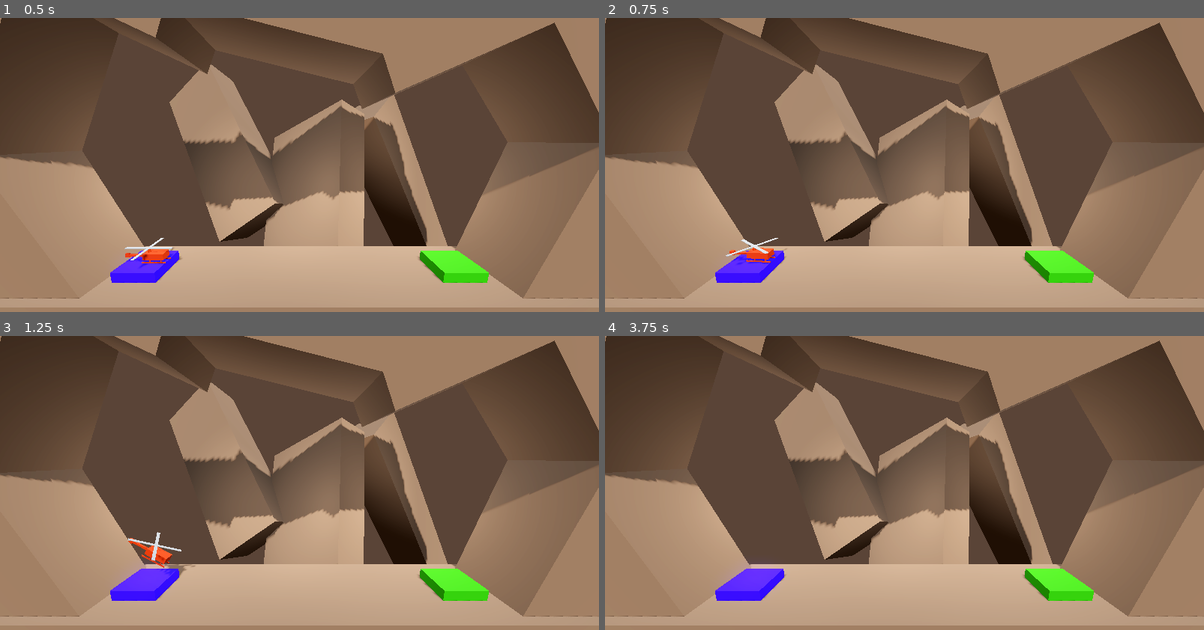
Above: before the commit, frames 1-4 (two rows, left to right).
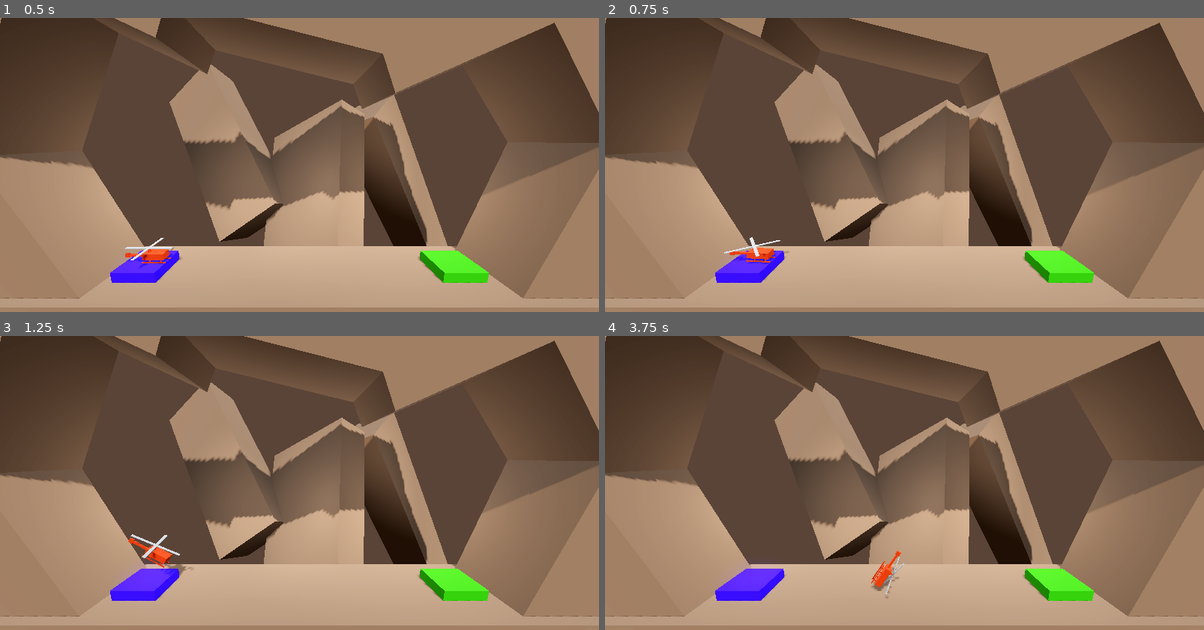
Above: after the commit, the same moments.

Repository: jsonify/rocket
Game: Godot game, scene res://Level/level.tscn
The game is run twice, just before and just after one commit, with the same random seed, the same clock (stepped at 60 frames per second) and the same inputs.
Inputs:
- Up to frame 1 (0.5 s): no input
- Up to frame 2 (0.75 s): hold Right (rotate_right, bound only before the commit) from 0.53 s (still down); hold Space (boost, bound only before the commit) from 0.53 s (still down)
- Up to frame 3 (1.25 s): keep holding Right (rotate_right, bound only before the commit); keep holding Space (boost, bound only before the commit)
- Up to frame 4 (3.75 s): release Right (rotate_right, bound only before the commit) at 1.28 s; release Space (boost, bound only before the commit) at 1.28 s; hold Left (rotate_left, bound only before the commit) 1.28-2.03 s; tap Space (boost, bound only before the commit) at 1.35, 2.85 s; hold Space (boost, bound only before the commit) 2.03-2.78 s; hold Right (rotate_right, bound only before the commit) 2.03-3.53 s; hold Left (rotate_left, bound only before the commit) from 3.53 s (still down); hold Space (boost, bound only before the commit) from 3.53 s (still down)

Frame 1 is identical in both runs. In frame 2, 0.2% of the frame differs, in the area x 19-31%, y 74-84%; in frame 3, 0.2%; in frame 4, 0.3%, in the area x 44-50%, y 73-90%.

Commit message:
renamed input buttons

Diff:
--- a/Level/level.tscn
+++ b/Level/level.tscn
@@ -12,15 +12,15 @@
 
 [node name="Level" type="Node3D" groups=["Hazard"]]
 
-[node name="Ground" parent="." instance=ExtResource("1_suiyt")]
+[node name="Ground" parent="." groups=["SafeLanding"] instance=ExtResource("1_suiyt")]
 
-[node name="LaunchPad" type="CSGBox3D" parent="." groups=["LaunchPad"]]
+[node name="LaunchPad" type="CSGBox3D" parent="." groups=["SafeLanding"]]
 transform = Transform3D(1, 0, 0, 0, 1, 0, 0, 0, 1, -7.5, 0.25, 0)
 use_collision = true
 size = Vector3(2, 0.5, 2)
 material = SubResource("StandardMaterial3D_yh0qi")
 
-[node name="LandingPad" type="CSGBox3D" parent="." groups=["Goal"]]
+[node name="LandingPad" type="CSGBox3D" parent="." groups=["SafeLanding"]]
 transform = Transform3D(1, 0, 0, 0, 1, 0, 0, 0, 1, 7.5, 0.25, 0)
 use_collision = true
 size = Vector3(2, 0.5, 2)
--- a/background.tscn
+++ b/background.tscn
@@ -20,7 +20,7 @@
 tonemap_mode = 2
 glow_enabled = true
 
-[node name="Ground" type="CSGBox3D" groups=["Hazard"]]
+[node name="Ground" type="CSGBox3D"]
 transform = Transform3D(1, 0, 0, 0, 1, 0, 0, 0, 1, 0, -4, 0)
 material_override = ExtResource("1_ykpem")
 use_collision = true
--- a/player.gd
+++ b/player.gd
@@ -21,7 +21,13 @@
 	print("Initial rotor Y rotation: ", initial_rotor_y_rotation)
 
 func _process(delta: float) -> void:
-	if Input.is_action_pressed("boost"):
+	if rotors_active:
+		rotate_rotors(delta)
+
+	handle_input(delta)
+
+func handle_input(delta):
+	if Input.is_action_pressed("thrust"):
 		if can_restart_rotor and not rotors_active:
 			start_rotor()
 		apply_central_force(basis.y * delta * thrust)
@@ -29,16 +35,14 @@
 	else:
 		booster_particles.emitting = false
 
-	if rotors_active:
-		rotate_rotors(delta)
 
-	if Input.is_action_pressed("rotate_left"):
+	if Input.is_action_pressed("backwards"):
 		apply_torque(Vector3(0.0, 0.0, torque_thrust * delta))
 		right_booster_particles.emitting = true
 	else:
 		right_booster_particles.emitting = false
 
-	if Input.is_action_pressed("rotate_right"):
+	if Input.is_action_pressed("forward"):
 		apply_torque(Vector3(0.0, 0.0, -torque_thrust * delta))
 		left_booster_particles.emitting = true
 	else:
@@ -46,6 +50,7 @@
 
 	if Input.is_action_just_pressed("restart"):
 		get_tree().reload_current_scene()
+
 
 func rotate_rotors(delta: float):
 	rotor.rotate_y(delta * rotor_speed)
@@ -59,7 +64,7 @@
 			complete_level(body.file_path)
 		if "Hazard" in body.get_groups():
 			crash_sequence()
-		if "LaunchPad" in body.get_groups():
+		if "SafeLanding" in body.get_groups():
 			land()
 
 func crash_sequence():
--- a/project.godot
+++ b/project.godot
@@ -28,21 +28,29 @@
 "events": [Object(InputEventJoypadButton,"resource_local_to_scene":false,"resource_name":"","device":-1,"button_index":3,"pressure":0.0,"pressed":true,"script":null)
 ]
 }
-boost={
+rotate_left={
 "deadzone": 0.5,
-"events": [Object(InputEventJoypadMotion,"resource_local_to_scene":false,"resource_name":"","device":-1,"axis":5,"axis_value":1.0,"script":null)
-, Object(InputEventKey,"resource_local_to_scene":false,"resource_name":"","device":-1,"window_id":0,"alt_pressed":false,"shift_pressed":false,"ctrl_pressed":false,"meta_pressed":false,"pressed":false,"keycode":0,"physical_keycode":32,"key_label":0,"unicode":32,"location":0,"echo":false,"script":null)
+"events": []
+}
+rotate_right={
+"deadzone": 0.5,
+"events": []
+}
+thrust={
+"deadzone": 0.5,
+"events": [Object(InputEventKey,"resource_local_to_scene":false,"resource_name":"","device":-1,"window_id":0,"alt_pressed":false,"shift_pressed":false,"ctrl_pressed":false,"meta_pressed":false,"pressed":false,"keycode":0,"physical_keycode":32,"key_label":0,"unicode":32,"location":0,"echo":false,"script":null)
+, Object(InputEventJoypadMotion,"resource_local_to_scene":false,"resource_name":"","device":-1,"axis":5,"axis_value":1.0,"script":null)
 ]
 }
-rotate_left={
+forward={
+"deadzone": 0.5,
+"events": [Object(InputEventJoypadMotion,"resource_local_to_scene":false,"resource_name":"","device":-1,"axis":0,"axis_value":1.0,"script":null)
+, Object(InputEventKey,"resource_local_to_scene":false,"resource_name":"","device":-1,"window_id":0,"alt_pressed":false,"shift_pressed":false,"ctrl_pressed":false,"meta_pressed":false,"pressed":false,"keycode":0,"physical_keycode":4194321,"key_label":0,"unicode":0,"location":0,"echo":false,"script":null)
+]
+}
+backwards={
 "deadzone": 0.5,
 "events": [Object(InputEventJoypadMotion,"resource_local_to_scene":false,"resource_name":"","device":-1,"axis":0,"axis_value":-1.0,"script":null)
 , Object(InputEventKey,"resource_local_to_scene":false,"resource_name":"","device":-1,"window_id":0,"alt_pressed":false …(186 unchanged characters)…
 ]
 }
-rotate_right={
-"deadzone": 0.5,
-"events": [Object(InputEventJoypadMotion,"resource_local_to_scene":false,"resource_name":"","device":-1,"axis":0,"axis_value":1.0,"script":null)
-, Object(InputEventKey,"resource_local_to_scene":false,"resource_name":"","device":-1,"window_id":0,"alt_pressed":false,"shift_pressed":false,"ctrl_pressed":false,"meta_pressed":false,"pressed":false,"keycode":0,"physical_keycode":4194321,"key_label":0,"unicode":0,"location":0,"echo":false,"script":null)
-]
-}
